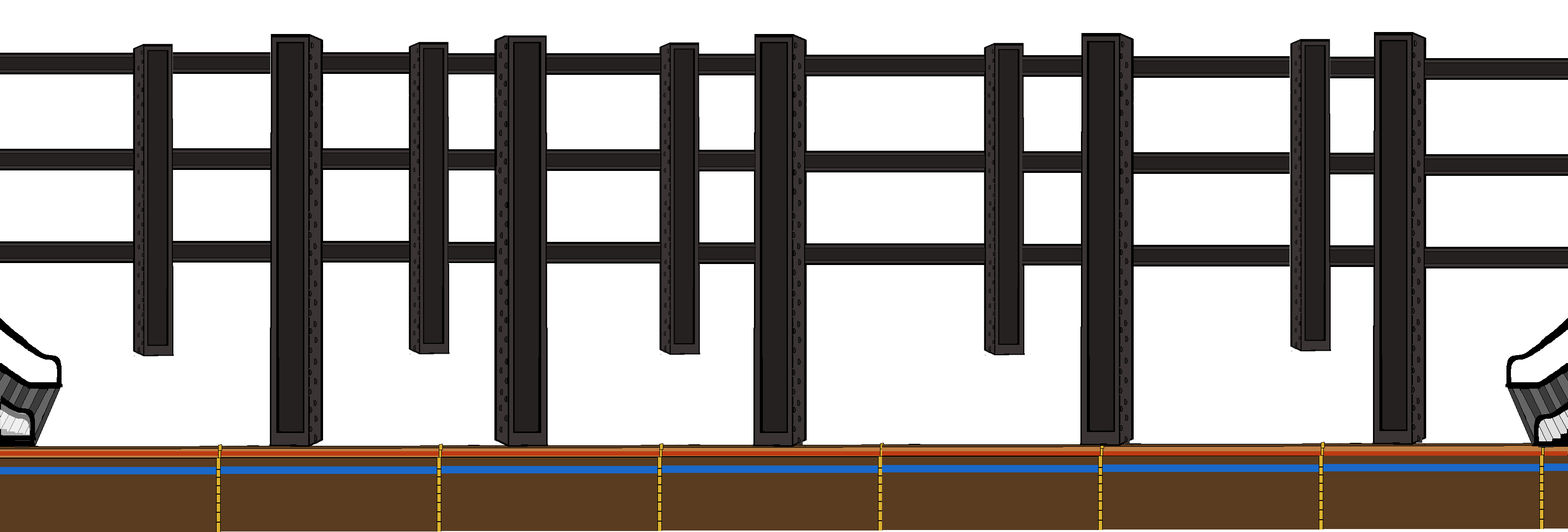
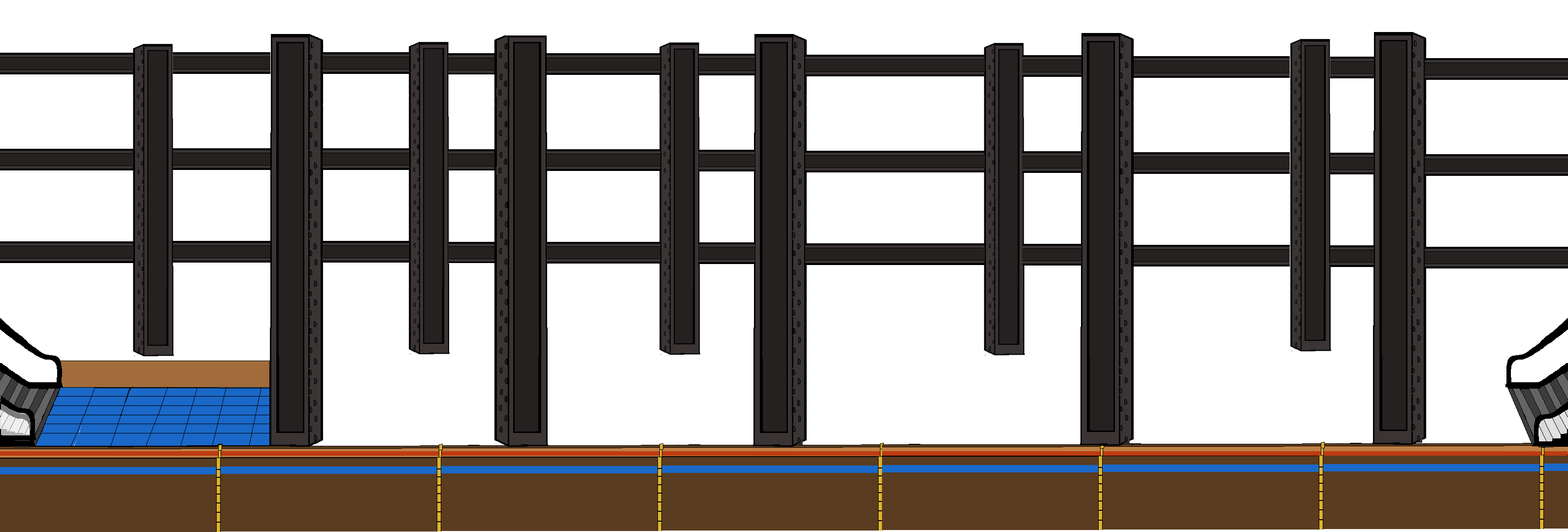
Layers edited between the first and the second 1568 x 532 image:
added group "subwayFlooring" with 1 layers above "subwayRoof #6" over left=35, top=360, right=270, bottom=448
added layer "subwayFlooringBackground" in group "subwayFlooring" over left=35, top=360, right=270, bottom=448
